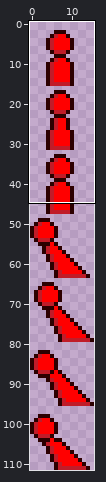
A sprite sheet gets an edit: demo/gfx/enemy.png. Above, an overview of the earlier version with the close-up marked.
Close-up. Before the commit:
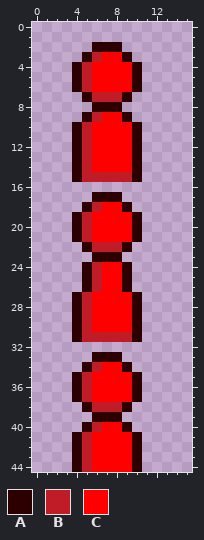
The file is 16x112 pixels. Shown: x 0..15, y 0..44. The commit also changed other parts of the picture, which this record leaves out.
Palette (. is transparent): A #2c0000  B #c01c28  C #ff0000
Pixels before, first column x 4:
 2 ..AAA..
 3 .ABCCA.
 4 ABCCCCA
 5 ABCCCCA
 6 ABCCCCA
 7 .ABBBA.
 8 ..AAA..
 9 .ABCCA.
10 ABCCCCA
11 ABCCCCA
12 ABCCCCA
13 ABCCCCA
14 ABCCCCA
15 ABBBBBA
16 .......
17 ..AAA..
18 .ABCCA.
19 ABCCCCA
20 ABCCCCA
21 ABCCCCA
22 .ABBBA.
23 ..AAA..
24 .ABCCA.
25 .ABCCA.
26 .ABCCA.
27 ABCCCCA
28 ABCCCCA
29 ABCCCCA
30 ABCCCCA
31 ABBBBBA
32 .......
33 ..AAA..
34 .ABCCA.
35 ABCCCCA
36 ABCCCCA
37 ABCCCCA
38 .ABBBA.
39 ..AAA..
40 .ABCCA.
41 ABCCCCA
42 ABCCCCA
43 ABCCCCA
44 ABCCCCA
After:
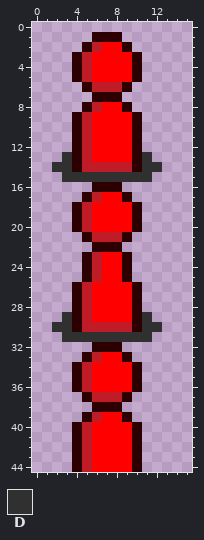
Colours new in this view: D #303030
Difference:
There is now colour A in row 1 at x 6 to 8; in row 2 at x 5 and 9; in row 3 at x 4 and 10; in row 8 at x 5 and 9; in row 9 at x 4 and 10; in row 16 at x 6 to 8.
There is now colour A in row 17 at x 5 and 9; in row 18 at x 4 and 10; in row 23 at x 5 and 9; in row 26 at x 4 and 10; in row 32 at x 6 to 8; in row 33 at x 5 and 9.
There is now colour A in row 34 at x 4 and 10; in row 39 at x 5 and 9; in row 40 at x 4 and 10.
The edit turns colour B into colour A in row 6 at x 5; in row 7 at x 6 to 8; in row 21 at x 5; in row 22 at x 6 to 8; in row 37 at x 5; in row 38 at x 6 to 8.
The edit turns colour C into colour A in row 6 at x 9; in row 21 at x 9; in row 37 at x 9.
The edit turns colour A into colour B in row 2 at x 6; in row 3 at x 5; in row 8 at x 6; in row 9 at x 5; in row 17 at x 6; in row 18 at x 5.
The edit turns colour A into colour B in row 23 at x 6; in row 26 at x 5; in row 33 at x 6; in row 34 at x 5; in row 39 at x 6; in row 40 at x 5.
The edit turns colour C into colour B in row 6 at x 6 to 8; in row 14 at x 6 to 9; in row 21 at x 6 to 8; in row 30 at x 6 to 9; in row 37 at x 6 to 8.
The edit turns colour A into colour C in row 2 at x 7 to 8; in row 3 at x 9; in row 8 at x 7 to 8; in row 9 at x 9; in row 17 at x 7 to 8; in row 18 at x 9.
The edit turns colour A into colour C in row 23 at x 7 to 8; in row 26 at x 9; in row 33 at x 7 to 8; in row 34 at x 9; in row 39 at x 7 to 8; in row 40 at x 9.
The edit turns colour B into colour C in row 3 at x 6; in row 9 at x 6; in row 18 at x 6; in row 26 at x 6; in row 34 at x 6; in row 40 at x 6.
There is now colour D in row 13 at x 3 and 11; in row 14 at x 2 to 3 and 11 to 12; in row 15 at x 3 and 11; in row 29 at x 3 and 11; in row 30 at x 2 to 3 and 11 to 12; in row 31 at x 3 and 11.
The edit turns colour A into colour D in row 15 at x 4 and 10; in row 31 at x 4 and 10.
The edit turns colour B into colour D in row 15 at x 5 to 9; in row 31 at x 5 to 9.
The author cleared colour A in row 6 at x 4 and 10; in row 7 at x 5 and 9; in row 21 at x 4 and 10; in row 22 at x 5 and 9; in row 37 at x 4 and 10; in row 38 at x 5 and 9.
Changed places in both close-ups, as pixel boxes (x1, y1, x2, y2):
changed: (52, 32, 162, 432)
